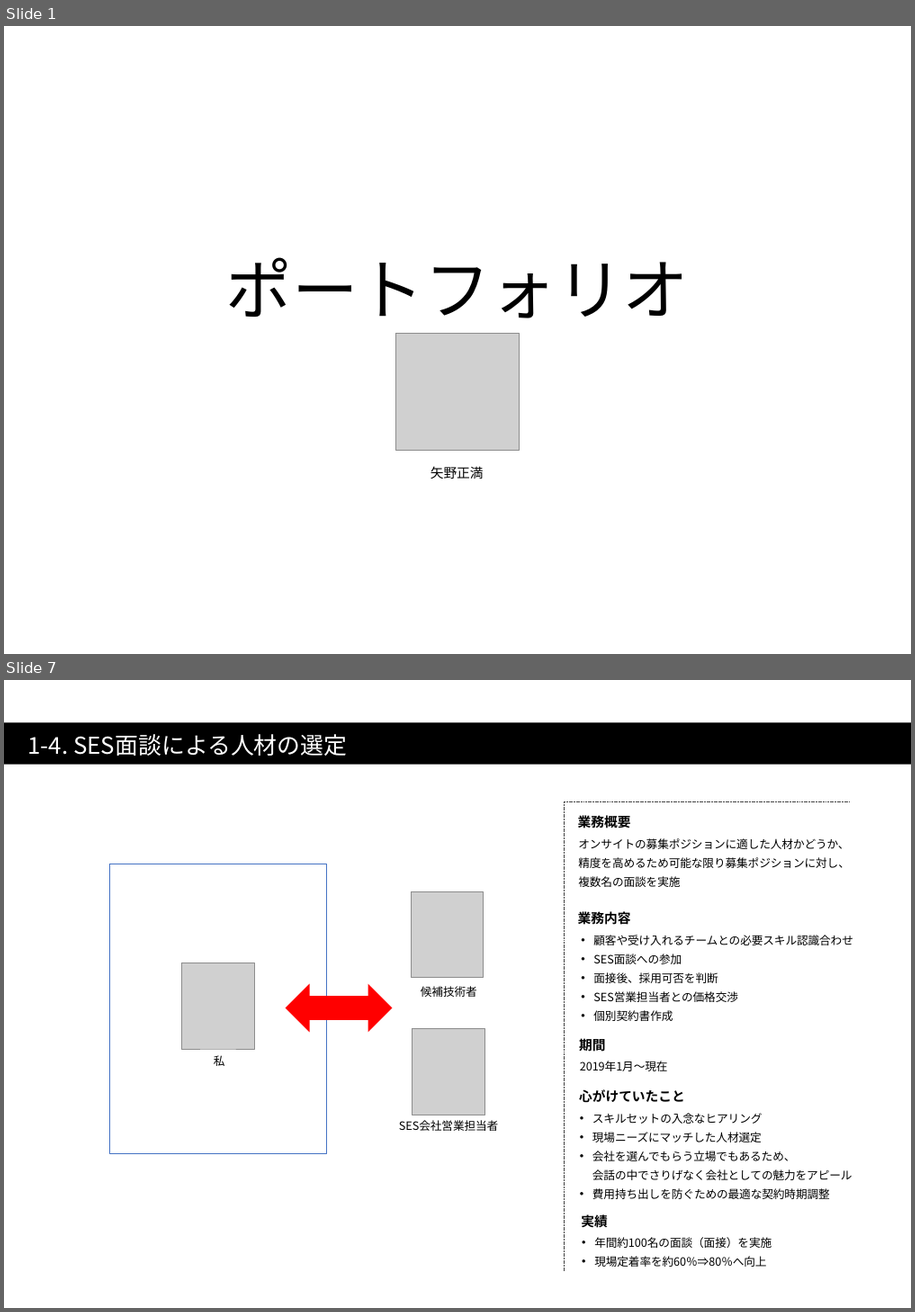
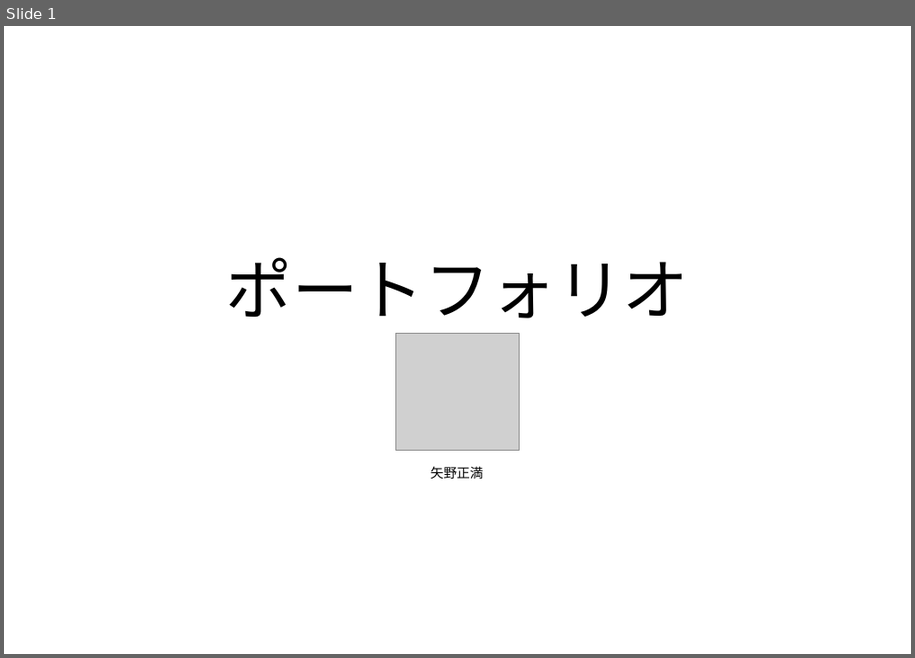
Before and after one commit to anderson0301/portforio, a slide deck: resume/portforio.pptx. Shown one above the other, each under a label of ours: slides 1 and 7 before the commit, slide 1 after it; the slides between them are not shown. The pictures are 915x1312 and 915x658 pixels, drawn with LibreOffice and Linux fonts; fonts in the diff are those of the drawing; grey boxes stand for pictures. Boxes give left, top, right and bottom in pixels: in the first picture for what was removed or moved away, otherwise in the second. Text is boxed around its words. In the diff, an @@ line names an element or a change of style, - is before the commit and + after.

```diff
--- a/resume/portforio.pptx
+++ b/resume/portforio.pptx
@@ slide 7 removed at [4, 680, 911, 1308], background #FFFFFF @@
@@ rectangle removed at [4, 722, 911, 765] @@
-1-4. SES面談による人材の選定
@@ freeform shape removed at [564, 802, 850, 1272] @@
@@ text removed at [578, 813, 631, 830] @@
-業務概要
@@ text removed at [578, 838, 850, 887] @@
-オンサイトの募集ポジションに適した人材かどうか、
-精度を高めるため可能な限り募集ポジションに対し、
-複数名の面談を実施
@@ rectangle removed at [109, 864, 326, 1153] @@
@@ picture removed at [411, 892, 484, 978] @@
@@ text removed at [578, 910, 631, 928] @@
-業務内容
@@ text removed at [594, 935, 854, 1021] @@
-• 顧客や受け入れるチームとの必要スキル認識合わせ
-• SES面談への参加
-• 面接後、採用可否を判断
-• SES営業担当者との価格交渉
-• 個別契約書作成
@@ picture removed at [181, 964, 254, 1049] @@
@@ left right arrow removed at [286, 984, 392, 1033] @@
@@ text removed at [421, 986, 477, 997] @@
-候補技術者
@@ picture removed at [413, 1028, 486, 1115] @@
@@ text removed at [214, 1055, 225, 1066] @@
-私
@@ text removed at [579, 1037, 605, 1054] @@
-期間
@@ text removed at [580, 1061, 668, 1072] @@
-2019年1月～現在
@@ text removed at [579, 1090, 685, 1103] @@
-心がけていたこと
@@ text removed at [399, 1120, 498, 1131] @@
-SES会社営業担当者
@@ text removed at [593, 1113, 853, 1199] @@
-• スキルセットの入念なヒアリング
-• 現場ニーズにマッチした人材選定
-• 会社を選んでもらう立場でもあるため、
-  会話の中でさりげなく会社としての魅力をアピール
-• 費用持ち出しを防ぐための最適な契約時期調整
@@ text removed at [581, 1213, 607, 1230] @@
-実績
@@ text removed at [594, 1237, 772, 1267] @@
-• 年間約100名の面談（面接）を実施
-• 現場定着率を約60％⇒80％へ向上
```
Also in this commit, not shown: 9 slides changed, 4 other slides removed, 3 other files.
